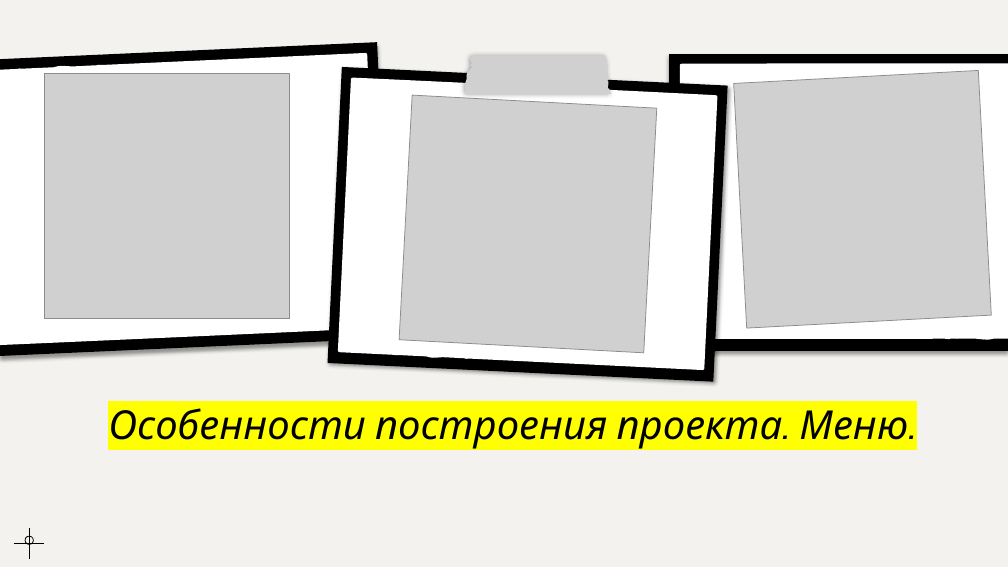
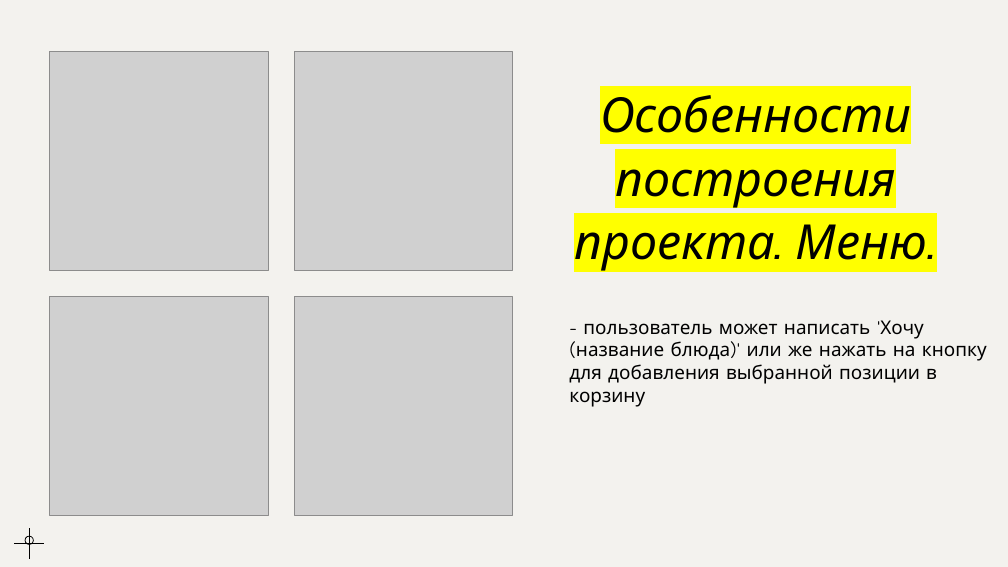
Before and after one commit to serzhana300/telegram_bot_yandex, a slide deck: slide 9 of documentation/Презентация 4.pptx (slide 7 before the commit). Drawn at 1008x567 pixels with LibreOffice and Linux fonts; fonts in the diff are those of the drawing; grey boxes stand for pictures. Boxes give left, top, right and bottom in pixels: in the first picture for what was removed or moved away, otherwise in the second. Text is boxed around its words. In the diff, an @@ line names an element or a change of style, - is before the commit and + after.

```diff
--- a/documentation/Презентация 4.pptx
+++ b/documentation/Презентация 4.pptx
@@ freeform shape removed at [0,42,390,356] @@
@@ freeform shape removed at [0,53,380,345] @@
@@ picture: place and size @@
-picture at [45,74,290,319]
+picture at [49,51,268,270]
@@ picture at [295,51,512,270]: rotation 357 to 0 degrees @@
@@ picture removed at [465,56,611,94] @@
@@ title "Особенности построения проекта. Меню.": place and size @@
-title "Особенности построения проекта. Меню." at [108,408,908,449]
+title "Особенности построения проекта. Меню." at [574,95,928,271]
@@ title "Особенности построения проекта. Меню." at [574,95,928,271]: size 38 to 46 pt; alignment left to centre; vertical alignment top to bottom @@
@@ freeform shape removed at [669,54,1008,350] @@
@@ rectangle removed at [327,67,728,382] @@
@@ freeform shape removed at [338,77,717,371] @@
@@ freeform shape removed at [680,64,1008,340] @@
@@ picture added at [49,297,268,516] @@
@@ picture at [295,297,512,516]: rotation 3 to 0 degrees @@
@@ text added at [569,320,987,407], 18 pt, text #000000 @@
+- пользователь может написать 'Хочу (название блюда)' или же нажать на кнопку для добавления выбранной позиции в корзину
```
Also in this commit, not shown: 7 other slides changed, 5 slides added, 2 other files.
